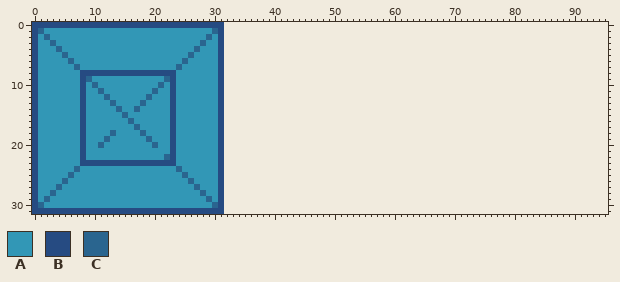
Pixel-art file -- asset/art/level_map/world/placeholder.aseprite. That is the earlier state.
32x32 pixels, 1 frame. The old version is drawn lined up with the new one, on the new canvas.
Palette (. is transparent): A #3297b6  B #264b82  C #2a658f
Pixels before (only the part around the change), first column x 25:
 0 BBBBBBB................................................................
 1 AAAAACB................................................................
 2 AAAACAB................................................................
 3 AAACAAB................................................................
 4 AACAAAB................................................................
 5 ACAAAAB................................................................
 6 CAAAAAB................................................................
 7 AAAAAAB................................................................
 8 AAAAAAB................................................................
 9 AAAAAAB................................................................
10 AAAAAAB................................................................
11 AAAAAAB................................................................
12 AAAAAAB................................................................
13 AAAAAAB................................................................
14 AAAAAAB................................................................
15 AAAAAAB................................................................
16 AAAAAAB................................................................
17 AAAAAAB................................................................
18 AAAAAAB................................................................
19 AAAAAAB................................................................
20 AAAAAAB................................................................
21 AAAAAAB................................................................
The result:
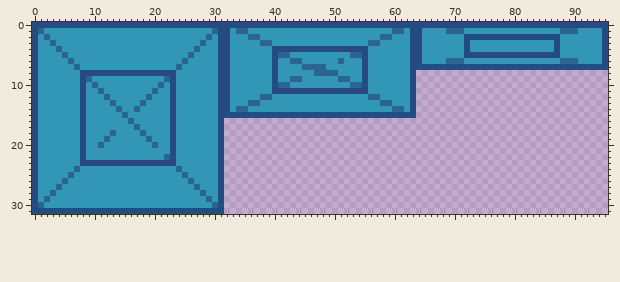
The edit:
canvas 32x32 -> 96x32
y 0: x 32..95 ................................................................ -> BBBBBBBBBBBBBBBBBBBBBBBBBBBBBBBBBBBBBBBBBBBBBBBBBBBBBBBBBBBBBBBB
y 1: x 32..95 ................................................................ -> BACCAAAAAAAAAAAAAAAAAAAAAAAACCABBAAAACCCAAAAAAAAAAAAAAAACCCAAAAB
y 2: x 32..95 ................................................................ -> BAAACCAAAAAAAAAAAAAAAAAAAACCAAABBAAAAAAABBBBBBBBBBBBBBBBAAAAAAAB
y 3: x 32..95 ................................................................ -> BAAAAACCAAAAAAAAAAAAAAAACCAAAAABBAAAAAAABAAAAAAAAAAAAAABAAAAAAAB
y 4: x 32..95 ................................................................ -> BAAAAAAABBBBBBBBBBBBBBBBAAAAAAABBAAAAAAABAAAAAAAAAAAAAABAAAAAAAB
y 5: x 32..95 ................................................................ -> BAAAAAAABCCAAAAAAAAAACCBAAAAAAABBAAAAAAABBBBBBBBBBBBBBBBAAAAAAAB
y 6: x 32..95 ................................................................ -> BAAAAAAABAACCAAAAAACAAABAAAAAAABBAAAACCCAAAAAAAAAAAAAAAACCCAAAAB
y 7: x 32..95 ................................................................ -> BAAAAAAABAAAACCCCAAAAAABAAAAAAABBBBBBBBBBBBBBBBBBBBBBBBBBBBBBBBB
y 8: x 32..63 ................................ -> BAAAAAAABAAAAAACCCCAAAABAAAAAAAB
y 9: x 32..63 ................................ -> BAAAAAAABAACCAAAAAACCAABAAAAAAAB
y 10: x 32..63 ................................ -> BAAAAAAABCCAAAAAAAAAACCBAAAAAAAB
y 11: x 32..63 ................................ -> BAAAAAAABBBBBBBBBBBBBBBBAAAAAAAB
y 12: x 32..63 ................................ -> BAAAAACCAAAAAAAAAAAAAAAACCAAAAAB
y 13: x 32..63 ................................ -> BAAACCAAAAAAAAAAAAAAAAAAAACCAAAB
y 14: x 32..63 ................................ -> BACCAAAAAAAAAAAAAAAAAAAAAAAACCAB
y 15: x 32..63 ................................ -> BBBBBBBBBBBBBBBBBBBBBBBBBBBBBBBB
